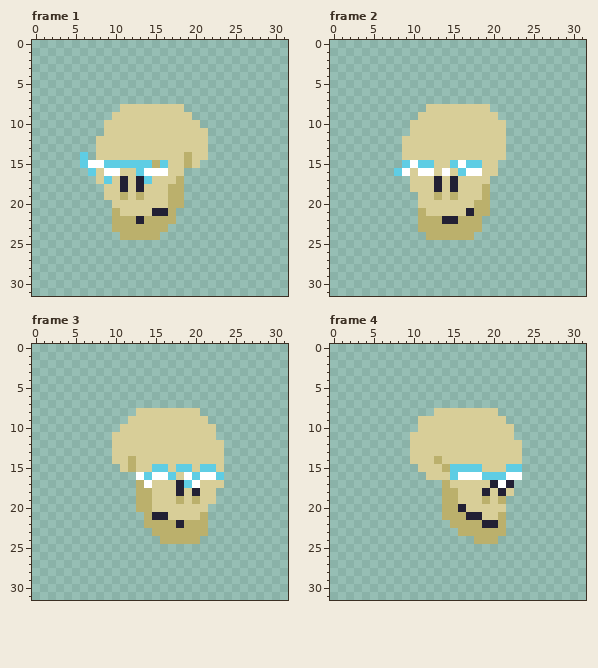
Two versions of one pixel-art file, Art/Skullcandy.ase. That is the earlier state.
32x32 pixels, 10 frames. Shown: frame 1, frame 2, frame 3, frame 4. The commit also changed other frames, which this record leaves out.
The result:
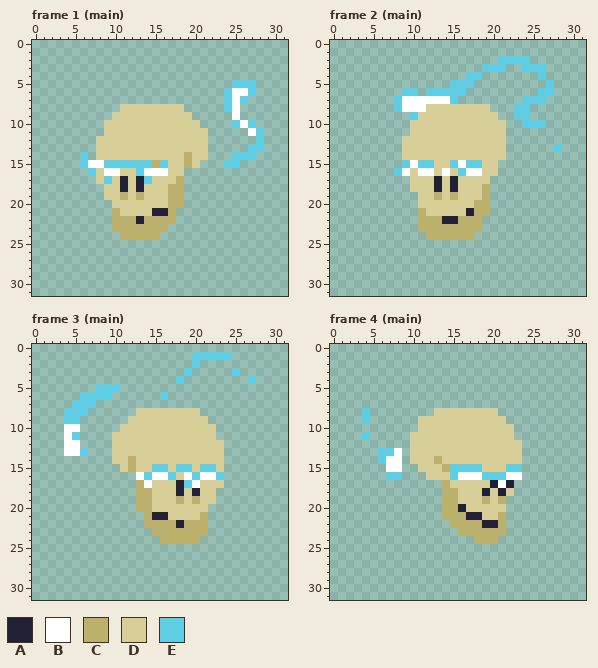
Palette (. is transparent): A #222034  B #ffffff  C #bbb06c  D #d8ce98  E #5fcde4
The exact change:
layer "effect back" now shown
Frame 1 (main), layer "effect back":
y 5: x 25..27 ... -> EEE
y 6: x 24..27 .... -> EBBE
y 7: x 24..26 ... -> EBE
y 8: x 24..25 .. -> EB
y 9: x 25 . -> B
y 10: x 25..27 ... -> EBE
y 11: x 27..28 .. -> BE
y 12: x 28 . -> E
y 13: x 27..28 .. -> EE
y 14: x 25..27 ... -> EEE
y 15: x 24..25 .. -> EE
Frame 2 (main), layer "effect back":
y 2: x 21..24 .... -> EEEE
y 3: x 19..21 ... -> EEE; x 24..26 ... -> EEE
y 4: x 17..18 .. -> EE; x 26 . -> E
y 5: x 15..17 ... -> EEE; x 27 . -> E
y 6: x 9..10 .. -> EE; x 12..16 ..... -> EEEEE; x 26..27 .. -> EE
y 7: x 8..15 ........ -> EBBBBBBE; x 24..26 ... -> EEE
y 8: x 8..11 .... -> EBBB; x 23..24 .. -> EE
y 9: x 10 . -> E; x 23..24 .. -> EE
y 10: x 24..26 ... -> EEE
y 13: x 28 . -> E
Frame 3 (main), layer "effect back":
y 1: x 20..24 ..... -> EEEEE
y 2: x 20 . -> E
y 3: x 19 . -> E; x 25 . -> E
y 4: x 18 . -> E; x 27 . -> E
y 5: x 8..10 ... -> EEE
y 6: x 6..9 .... -> EEEE; x 16 . -> E
y 7: x 5..7 ... -> EEE
y 8: x 4..6 ... -> EEE
y 9: x 4..5 .. -> EE
y 10: x 4..5 .. -> BB
y 11: x 4..5 .. -> BE
y 12: x 4..5 .. -> BB
y 13: x 4..6 ... -> BBE
Frame 4 (main), layer "effect back":
y 8..9: x 4 . -> E
y 11: x 4 . -> E
y 13: x 6..8 ... -> EEB
y 14: x 6..8 ... -> EBB
y 15: x 7..8 .. -> BB
y 16: x 7..8 .. -> EE
Boxes around the changes in both pictures, in picture pixels (x1, y1, x2, y2):
added: (224, 80, 264, 168)
added: (394, 56, 562, 152)
added: (160, 352, 256, 400)
added: (64, 384, 120, 456)
added: (362, 408, 402, 480)
